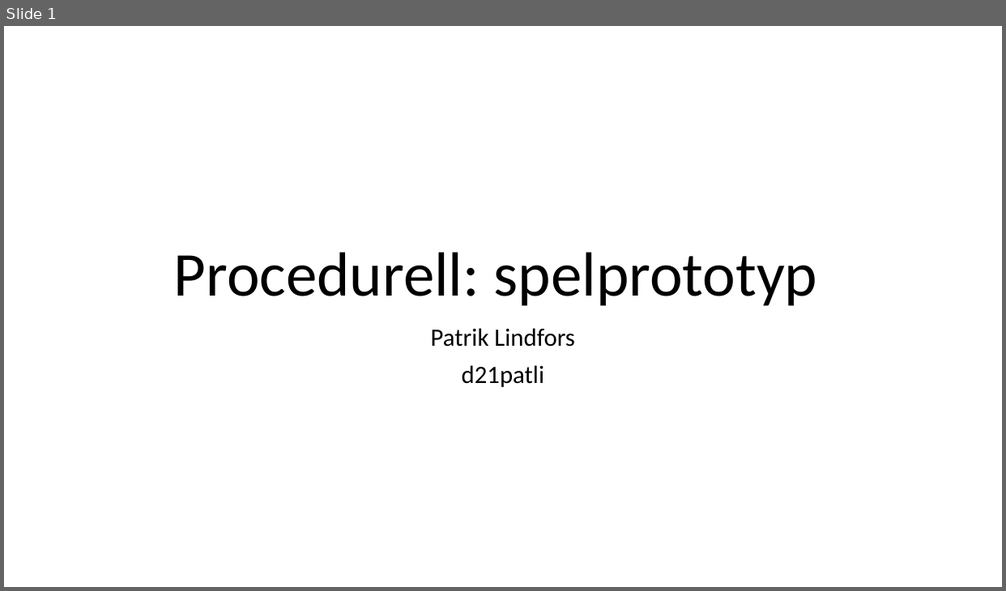
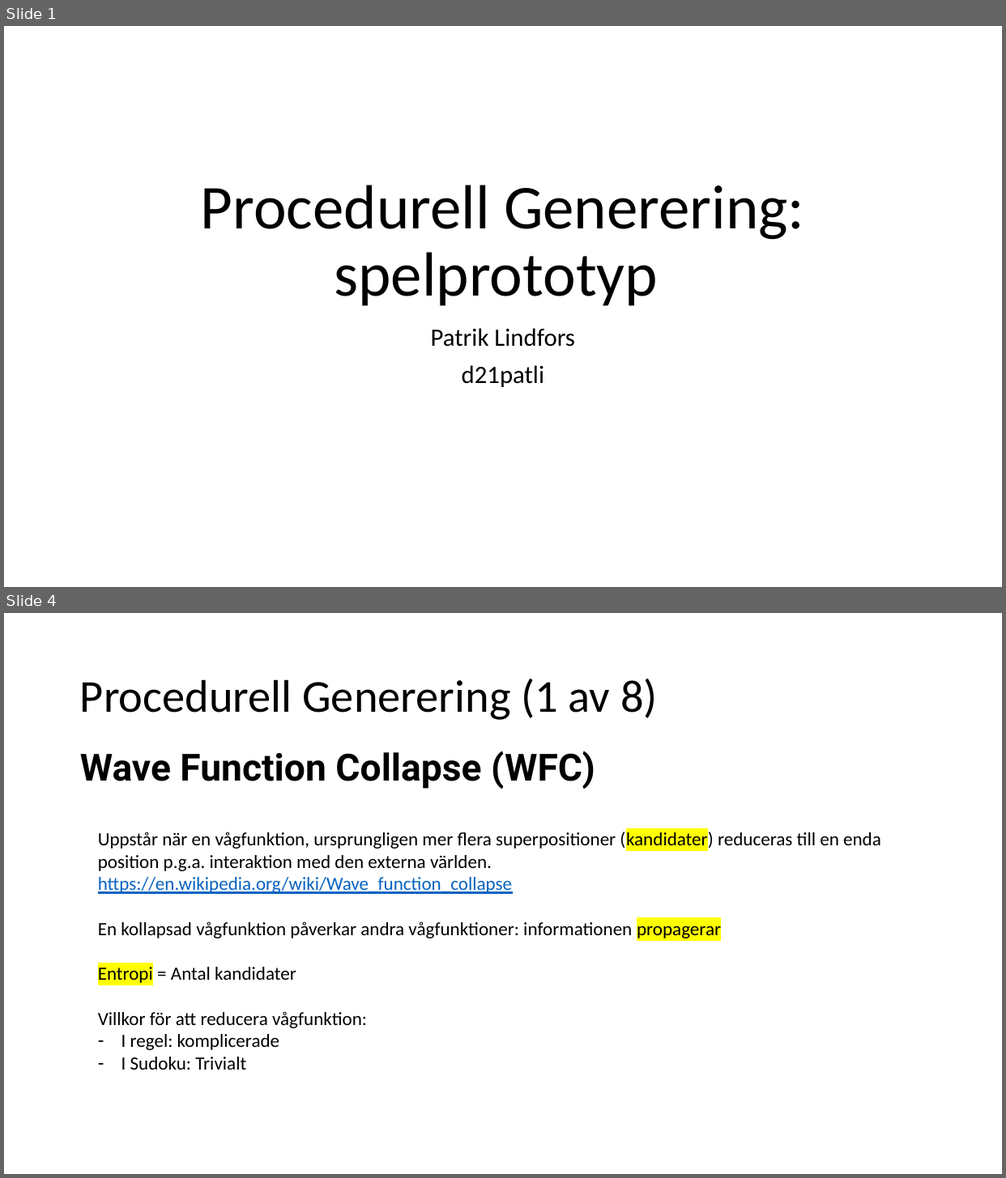
Before and after one commit to pythonpalle/sudoku, a slide deck: Procedurell_Generering_Prototyp.pptx. Shown one above the other, each under a label of ours: slide 1 before the commit, slides 1 and 4 after it; the slides between them are not shown. The pictures are 1006x591 and 1006x1178 pixels, drawn with LibreOffice and Linux fonts; fonts in the diff are those of the drawing. Boxes give left, top, right and bottom in pixels: in the first picture for what was removed or moved away, otherwise in the second. Text is boxed around its words. In the diff, an @@ line names an element or a change of style, - is before the commit and + after.

```diff
--- a/Procedurell_Generering_Prototyp.pptx
+++ b/Procedurell_Generering_Prototyp.pptx
@@ slide 4 added at (4,613,1002,1174), background #FFFFFF @@
@@ title added at (80,679,658,720), 44 pt, text #000000 @@
+Procedurell Generering (1 av 8)
@@ text added at (80,751,595,789), 36 pt, text #000000, bold @@
+Wave Function Collapse (WFC)
@@ text added at (98,830,881,1070), 18 pt, text #000000 @@
+Uppstår när en vågfunktion, ursprungligen mer flera superpositioner (kandidater) reduceras till en enda position p.g.a. interaktion med den externa världen. https://en.wikipedia.org/wiki/Wave_function_collapse
+En kollapsad vågfunktion påverkar andra vågfunktioner: informationen propagerar
+Entropi = Antal kandidater
+Villkor för att reducera vågfunktion:
+– I regel: komplicerade
+– I Sudoku: Trivialt
@@ slide 1 changed as well @@
@@ title at (201,185,804,306): text changed @@
-Procedurell: spelprototyp
+Procedurell Generering: spelprototyp
```
Also in this commit, not shown: 9 other slides added, 3 slides removed, 1 other file.
